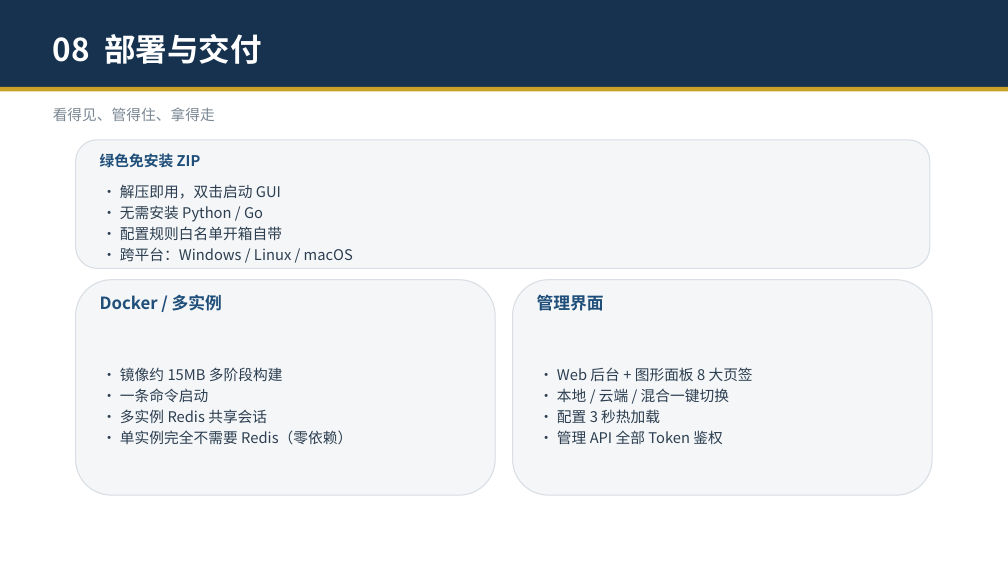
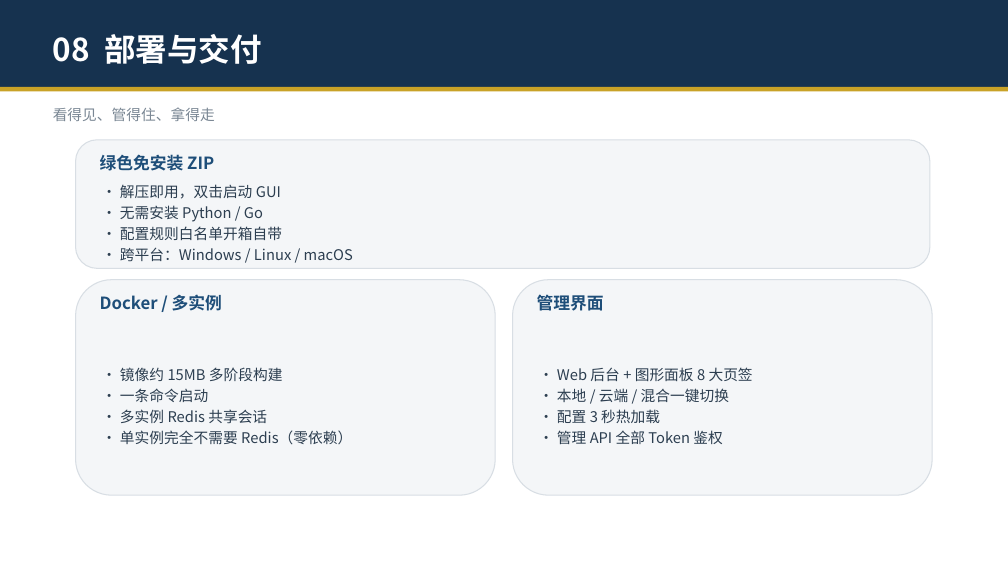
Before and after one commit to zhengyucheng-ktt/security-guard-agent, a slide deck: slide 17 of 安全交互守护智能体-演示.pptx. Drawn at 1008x567 pixels with LibreOffice and Linux fonts; fonts in the diff are those of the drawing. Boxes give left, top, right and bottom in pixels: in the first picture for what was removed or moved away, otherwise in the second. Text is boxed around its words. In the diff, an @@ line names an element or a change of style, - is before the commit and + after.

```diff
--- a/安全交互守护智能体-演示.pptx
+++ b/安全交互守护智能体-演示.pptx
@@ text "绿色免安装 ZIP" at (100, 155, 214, 171): size 14 to 16 pt @@
```
Also in this commit, not shown: 3 other slides changed, 1 other file.
